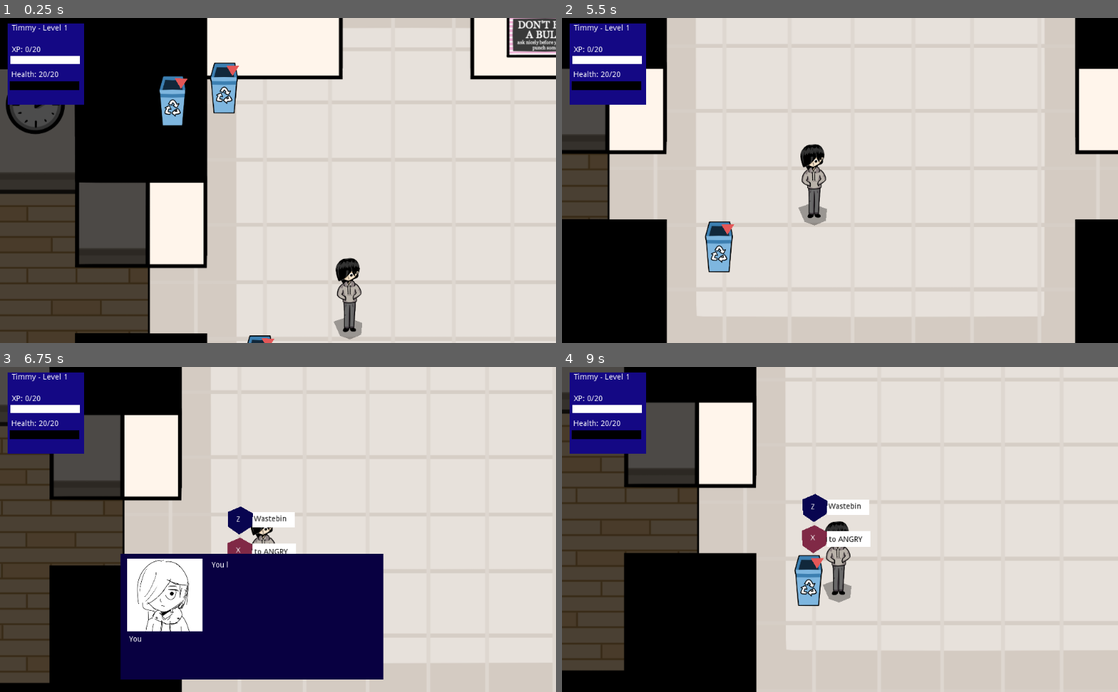
Above: before the commit, frames 1-4 (two rows, left to right).
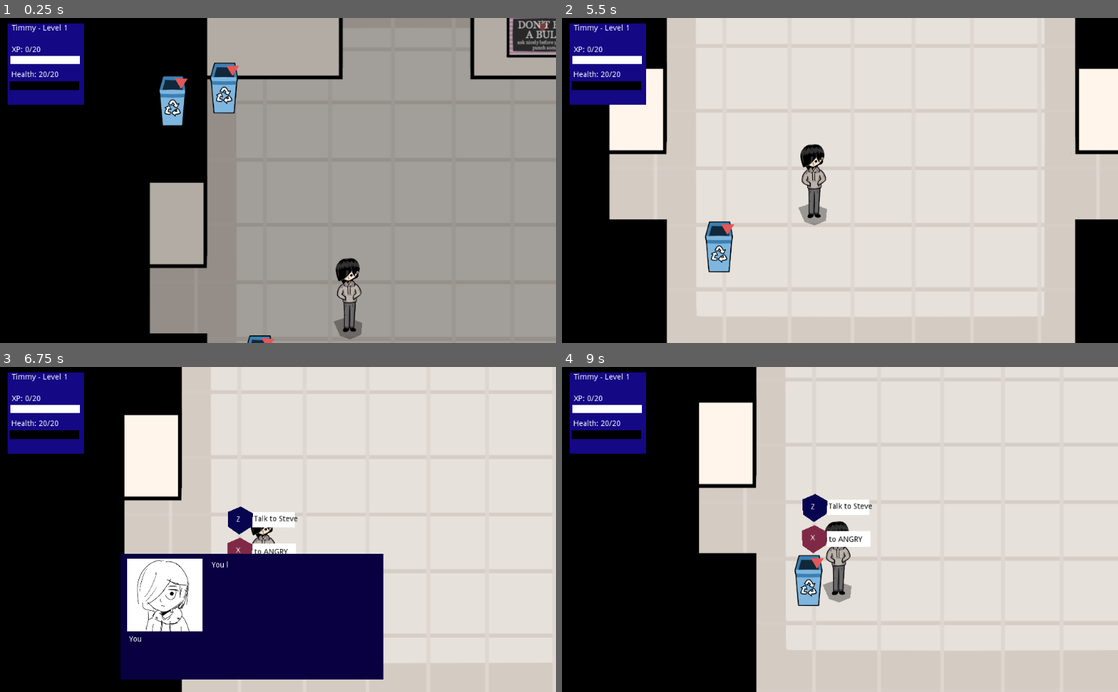
Above: after the commit, the same moments.

Repository: johnfn/ld49
Game: Godot game, scene res://Main.tscn
Two runs of this game, one before a commit and one after it. Both use one fixed random seed, a clock stepped at 60 frames per second and the inputs below.
Inputs (mouse positions are in pixels of both pictures, inside the frame that each line leads up to):
- Up to frame 1 (0.25 s): no input
- Up to frame 2 (5.5 s): move the mouse to (962, 164) at 0.52 s; hold Right (ui_right) 0.53-1.28 s; tap Z (action) at 0.6, 1.35, 2.3, 2.85, 3.6, 5.3 s; move the mouse to (728, 196) at 1.27 s; hold Down (ui_down) 1.28-2.03 s; move the mouse to (895, 109) at 2.02 s; hold Right (ui_right) 2.03-2.78 s; tap X (angry) at 2.1, 5.1 s; move the mouse to (812, 245) at 2.77 s; hold Up (ui_up) 2.78-3.53 s; move the mouse to (1006, 229) at 3.52 s; hold Left (ui_left) 3.53-4.25 s; tap I (inventory) at 4.15 s; click "Done" at 4.25 s; move the mouse to (673, 131) at 5.02 s; hold Left (ui_left) from 5.03 s (still down)
- Up to frame 3 (6.75 s): move the mouse to (305, 529) at 5.77 s; release Left (ui_left) at 5.78 s; hold Down (ui_down) 5.78-6.53 s; tap Z (action) at 5.85, 6.6 s; move the mouse to (194, 448) at 6.52 s; hold Right (ui_right) from 6.53 s (still down)
- Up to frame 4 (9 s): move the mouse to (962, 513) at 7.27 s; release Right (ui_right) at 7.28 s; hold Up (ui_up) 7.28-8.03 s; tap X (angry) at 7.35 s; tap Z (action) at 7.55, 8.1, 8.85 s; move the mouse to (728, 545) at 8.02 s; hold Right (ui_right) 8.03-8.78 s; tap Enter at 8.75 s; move the mouse to (895, 458) at 8.77 s; hold Down (ui_down) from 8.78 s (still down)

The runs differ from the first frame. In frame 1, 80% of the frame differs, in the area x 0-100%, y 0-100%; in frame 2, 2.9%; in frame 3, 12%; in frame 4, 13%.

Commit message:
Refactor enemies

Diff:
--- a/Door.gd
+++ b/Door.gd
@@ -1,8 +1,6 @@
 extends StaticBody2D
 
-var interaction_name = "Open door"
-var open = false
+var enemy_type = G.ENEMIES.Door
 
 func _on_InteractionMarker_on_interact():
-  open = not open
   $CollisionShape2D.disabled = not $CollisionShape2D.disabled
--- a/Globals.gd
+++ b/Globals.gd
@@ -64,6 +64,66 @@
 enum ENEMIES {
   Steve,
   Gteve,
+  Wastebasket,
+  MissTrunchbull,
+  Door,
+  Poster,
+}
+
+var enemy_info = {
+  ENEMIES.Steve: {
+    "name": "Steve",
+    "drop": InventoryItem.None,
+    "interaction": "Talk to Steve",
+    "health": 25,
+    "xp": 30,
+    "is_inanimate": false,
+  },
+
+  ENEMIES.Gteve: {
+    "name": "Gteve",
+    "drop": InventoryItem.None,
+    "interaction": "Talk to Gteve",
+    "health": 25,
+    "xp": 25,
+    "is_inanimate": false,
+  },
+
+  ENEMIES.Wastebasket: {
+    "name": "Wastebasket",
+    "drop": InventoryItem.None,
+    "interaction": "Inspect wastebasket",
+    "health": 5,
+    "xp": 15,
+    "is_inanimate": false,
+  },
+
+  ENEMIES.MissTrunchbull: {
+    "name": "Miss Trunchbull",
+    "interaction": "Talk to Miss Trunchbull",
+    "drop": InventoryItem.HallPass,
+    "health": 25,
+    "xp": 30,
+    "is_inanimate": false,
+  },
+
+  ENEMIES.Poster: {
+    "name": "Poster",
+    "interaction": "Read poster",
+    "drop": InventoryItem.None,
+    "health": 25,
+    "xp": 30,
+    "is_inanimate": true,
+  },
+
+  ENEMIES.Door: {
+    "name": "Door",
+    "interaction": "Open door",
+    "drop": InventoryItem.None,
+    "health": 25,
+    "xp": 30,
+    "is_inanimate": true,
+  },
 }
 
 var health = 20
@@ -106,11 +166,13 @@
   var items_gotten = []
 
   for enemy in G.battling_against:
-    if enemy.drop_type != InventoryItem.None:
-      inventory_contents.push_back(enemy.drop_type)
+    var info = enemy_info[enemy.enemy_type]
+
+    if info.drop_type != InventoryItem.None:
+      inventory_contents.push_back(info.drop_type)
 
       if items_gotten.size() == 0:
-        items_gotten.push_back(enemy.drop_type)
+        items_gotten.push_back(info.drop_type)
 
   for enemy in G.battling_against:
     enemy.queue_free()
--- a/InteractionMarker.gd
+++ b/InteractionMarker.gd
@@ -79,7 +79,7 @@
     choose_anger()
 
 func update_labels():
-  interact_label.text = interactor.interaction_name
+  interact_label.text = G.enemy_info[interactor.enemy_type].interaction
 
 func _process(delta):
   if Engine.editor_hint:
--- a/Main.tscn
+++ b/Main.tscn
@@ -21,6 +21,25 @@
 [node name="CinematicTrigger" parent="FirstClassroom" instance=ExtResource( 7 )]
 position = Vector2( 485.044, 700.781 )
 
+[node name="MissTrunchbull" parent="FirstClassroom" instance=ExtResource( 9 )]
+position = Vector2( 257.69, 578.432 )
+dialog = "miss_trunchbull_dialog"
+
+[node name="StupidNpc" parent="FirstClassroom" instance=ExtResource( 9 )]
+position = Vector2( 797.175, 846.273 )
+dialog = "billy_dialog"
+
+[node name="OtherClassroom" parent="." instance=ExtResource( 6 )]
+position = Vector2( -1197.69, 860 )
+
+[node name="MissTrunchbull" parent="OtherClassroom" instance=ExtResource( 9 )]
+position = Vector2( 251.322, 575.375 )
+dialog = "miss_trunchbull_dialog"
+
+[node name="StupidNpc" parent="OtherClassroom" instance=ExtResource( 9 )]
+position = Vector2( 797.175, 846.273 )
+dialog = "billy_dialog"
+
 [node name="MainCamera" type="Camera2D" parent="."]
 current = true
 smoothing_enabled = true
@@ -33,23 +52,10 @@
 [node name="Steve" parent="." instance=ExtResource( 4 )]
 position = Vector2( 134.946, 336.519 )
 dialog = "steve_dialog"
-interaction_name = "Talk to Steve"
-
-[node name="MissTrunchbull" parent="." instance=ExtResource( 9 )]
-position = Vector2( -946.373, 616.943 )
-dialog = "miss_trunchbull_dialog"
-interaction_name = "Talk to Miss Trunchbull"
-drop_type = 1
-
-[node name="StupidNpc" parent="." instance=ExtResource( 9 )]
-position = Vector2( -400.519, 887.84 )
-dialog = "billy_dialog"
-interaction_name = "Talk to Billy"
 
 [node name="Gteve" parent="." instance=ExtResource( 4 )]
 position = Vector2( 40, 360 )
 dialog = "steve_dialog"
-interaction_name = "Talk to Gteve"
 
 [node name="Hud" parent="." instance=ExtResource( 5 )]
 
@@ -58,7 +64,6 @@
 [node name="Wastebin" parent="." instance=ExtResource( 4 )]
 position = Vector2( 200, 840 )
 dialog = "wastebin_dialog"
-interaction_name = "Wastebin"
 
 [node name="Player" parent="." instance=ExtResource( 1 )]
 position = Vector2( 361.014, 711.089 )
--- a/Npc.gd
+++ b/Npc.gd
@@ -2,9 +2,7 @@
 class_name Npc
 
 export(String) var dialog = []
-export var interaction_name = "Steve"
 export(G.ENEMIES) var enemy_type = G.ENEMIES.Steve
-export(G.InventoryItem) var drop_type = G.InventoryItem.None
 
 func _on_InteractionMarker_on_interact():
   G.dialog().start(dialog)
--- a/Poster.gd
+++ b/Poster.gd
@@ -1,6 +1,6 @@
 extends Node2D
 
-var interaction_name = "Read poster"
+var enemy_type = G.ENEMIES.Poster
 
 func _on_InteractionMarker_on_interact():
   G.dialog().start([
--- a/RoomDimmer.gd
+++ b/RoomDimmer.gd
@@ -1,20 +1,23 @@
 extends Node2D
 
 enum State {
+  Invisible,
   Dim,
   FadeIn,
   Visible,
   FadeOut,
 }
 
-var state = State.Dim
+var state = State.Invisible
 
 
 func _ready():
-  $Graphics.modulate = Color(1, 1, 1, 0.3)
+  $Graphics.modulate = Color(1, 1, 1, 0)
 
 func _process(delta):
   match state:
+    State.Invisible:
+      return
     State.Dim:
       return
     State.Visible:
